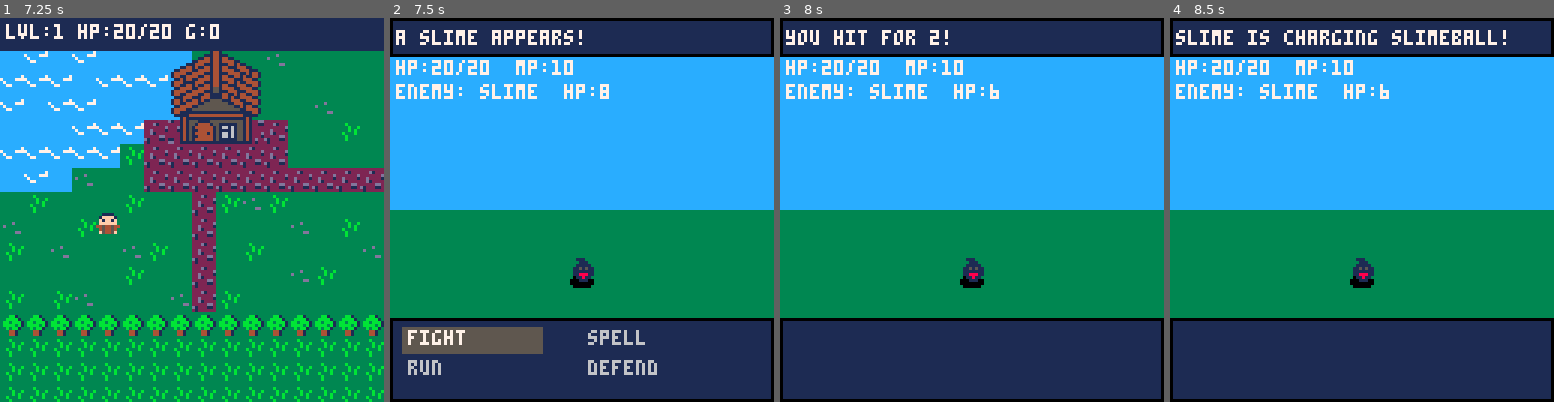
Above: before the commit, frames 1-4 (left to right).
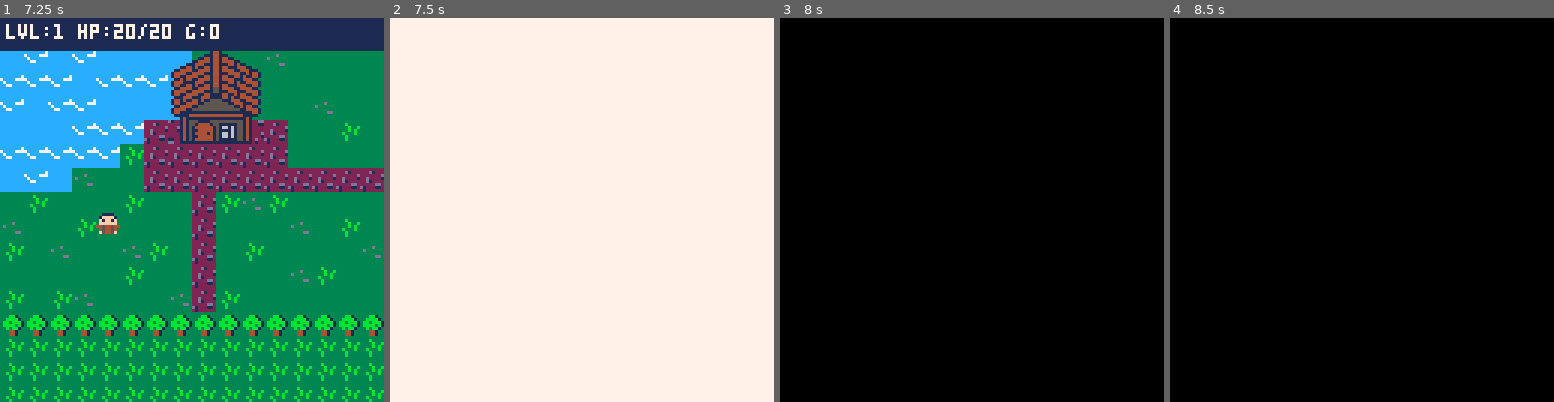
Above: after the commit, the same moments.

Repository: matthurtado/PicoRPG
Game: PICO-8 cartridge assets/base.p8
The game is run twice, just before and just after one commit, with the same random seed, the same clock (stepped at 60 frames per second) and the same inputs.
Inputs:
- Up to frame 1 (7.25 s): tap O (Z key) at 0.33, 0.7, 1.43, 2.22, 3.1, 3.98, 4.87, 5.75, 6.63 s; tap X (X key) at 1.07, 2.07, 2.4, 2.73, 3.07, 3.4, 3.73, 4.07, 4.4, 4.73, 5.07, 5.4, 5.73, 6.07, 6.4, 6.73, 7.07 s; hold Left 1.97-2.37 s; hold Down 2.42-2.82 s; hold Right 2.87-3.53 s; hold Up 3.58-4.08 s; hold Right 4.13-4.53 s; hold Down 4.58-5.08 s; hold Left 5.13-5.8 s; hold Up 5.85-6.18 s; hold Left 6.23-6.63 s; hold Down 6.68-7.08 s; hold Right from 7.13 s (still down)
- Up to frame 2 (7.5 s): keep holding Right; tap X (X key) at 7.4 s
- Up to frame 3 (8 s): tap O (Z key) at 7.52 s; tap X (X key) at 7.73 s; release Right at 7.8 s; hold Up from 7.85 s (still down)
- Up to frame 4 (8.5 s): tap X (X key) at 8.07, 8.4 s; release Up at 8.35 s; tap O (Z key) at 8.4 s; hold Right from 8.4 s (still down)

Frame 1 is identical in both runs. In frame 2, 97% of the frame differs, in the area x 0-100%, y 0-100%; in frame 3, 96%; in frame 4, 96%.

Commit message:
encounter start animation

Diff:
--- a/src/systems/overworld.lua
+++ b/src/systems/overworld.lua
@@ -8,7 +8,6 @@
   STATE.steps = STATE.steps or 0
   STATE.enc_cool = STATE.enc_cool or 0
   STATE.enc_rate = STATE.enc_rate or 0.08
-  -- EDIT: ensure hero has an animation timer (safe if hero is created elsewhere)
   if STATE.hero then STATE.hero.anim_t = STATE.hero.anim_t or 0 end
 end
 
@@ -31,9 +30,68 @@
   if SYS.util and SYS.util.deepcopy then
     return SYS.util.deepcopy(pick)
   else
-    -- shallow fallback (still ok for basic usage)
     local c={} for k,v in pairs(pick) do c[k]=v end
     return c
+  end
+end
+
+-- encounter screen FX (flash -> blinds -> hold -> battle)
+local function start_encounter_fx(enemy)
+  STATE.enc_fx = { enemy=enemy, t=0, phase="flash" }
+end
+
+local function encounter_fx_update()
+  local fx = STATE.enc_fx
+  if not fx then return end
+  fx.t += 1
+
+  local FLASH = 12    -- frames of white flash
+  local CLOSE = 24   -- frames to close blinds
+  local HOLD  = 6    -- frames to hold black
+
+  if fx.phase=="flash" then
+    if fx.t >= FLASH then fx.phase="close"; fx.t=0 end
+  elseif fx.phase=="close" then
+    if fx.t >= CLOSE then fx.phase="hold"; fx.t=0 end
+  elseif fx.phase=="hold" then
+    if fx.t >= HOLD then
+      local e = fx.enemy
+      STATE.enc_fx = nil
+      SYS.battle.start(e)
+    end
+  end
+end
+
+local function encounter_fx_draw()
+  local fx = STATE.enc_fx
+  if not fx then return end
+
+  camera()  -- screen space
+  clip()
+
+  local FLASH = 12
+  local CLOSE = 24
+
+  if fx.phase=="flash" then
+    local period = 6
+    local on = 3
+    if (fx.t % period) < on then rectfill(0,0,127,127,7) end
+    return
+  end
+
+  -- optional faint darken while closing
+  fillp(0b0011001100110011) rectfill(0,0,127,127,0) fillp()
+
+  -- venetian blinds closing to black (alternating direction per band)
+  local t = min(1, fx.t / CLOSE)
+  for r=0,15 do -- 16 rows * 8px = 128px
+    local y0 = r*8
+    local w  = flr(128*t)
+    if (r%2)==0 then
+      rectfill(0, y0, w-1, y0+7, 0)
+    else
+      rectfill(128-w, y0, 127, y0+7, 0)
+    end
   end
 end
 
@@ -43,7 +101,7 @@
   local tx,ty=flr(h.x/8), flr(h.y/8)
   local id=mget(tx,ty)
   if fget(id,1) and rnd()<STATE.enc_rate then
-    SYS.battle.start(random_enemy())
+    start_encounter_fx(random_enemy())
     return
   end
   STATE.enc_cool=5
@@ -53,6 +111,12 @@
 function SYS.overworld.update()
   local h=STATE.hero
   STATE.enc_cool = max(0, (STATE.enc_cool or 0)-1)
+
+  -- if encounter FX is active, tick it and freeze movement
+  if STATE.enc_fx then
+    encounter_fx_update()
+    return
+  end
 
   -- start a new tile step only when aligned to grid
   if not h.moving and h.x%8==0 and h.y%8==0 then
@@ -90,10 +154,10 @@
     end
   end
 
-  -- EDIT: advance / reset walk animation clock
+  -- walk animation clock
   h.anim_t = h.anim_t or 0
   if h.moving then
-    h.anim_t = (h.anim_t + 1) % 8
+    h.anim_t = (h.anim_t + 1) % 8 -- spd=1 -> 8 frames/tile; flip every 4
   else
     h.anim_t = 0
   end
@@ -107,13 +171,12 @@
   local camx,camy=flr(STATE.camx or 0), flr(STATE.camy or 0)
   camera(camx, camy)
 
-  -- draw enough map to cover screen
+  -- map
   local mx,my=flr(camx/8), flr(camy/8)
   map(mx, my, mx*8, my*8, 17, 17)
 
-  -- EDIT: walking animation (no separate left set; flip from right)
+  -- hero walking animation (left uses flipped right)
   local h = STATE.hero
-
   local frames_right = {4,5}
   local frames_up    = {2,3}
   local frames_down  = {0,1}
@@ -124,18 +187,19 @@
   elseif h.dir == 3 then
     anim = frames_down
   else
-    -- dir 0=left,1=right -> both use right set; left will flip
-    anim = frames_right
+    anim = frames_right -- 0=left,1=right (flip left)
   end
 
   local idx = 1
   if h.moving then
-    idx = 1 + (flr(h.anim_t/4) % 2) -- 1 or 2
-  end
-
-  local flip_x = (h.dir == 0) -- flip when facing left
+    idx = 1 + (flr(h.anim_t/4) % 2)
+  end
+
+  local flip_x = (h.dir == 0)
   spr(anim[idx], h.x, h.y, 1, 1, flip_x)
 
+  -- HUD, then overlay the encounter FX last so it covers everything
   camera()
   if SYS.ui and SYS.ui.hud then SYS.ui.hud(STATE.hero) end
-end
+  encounter_fx_draw()
+end
